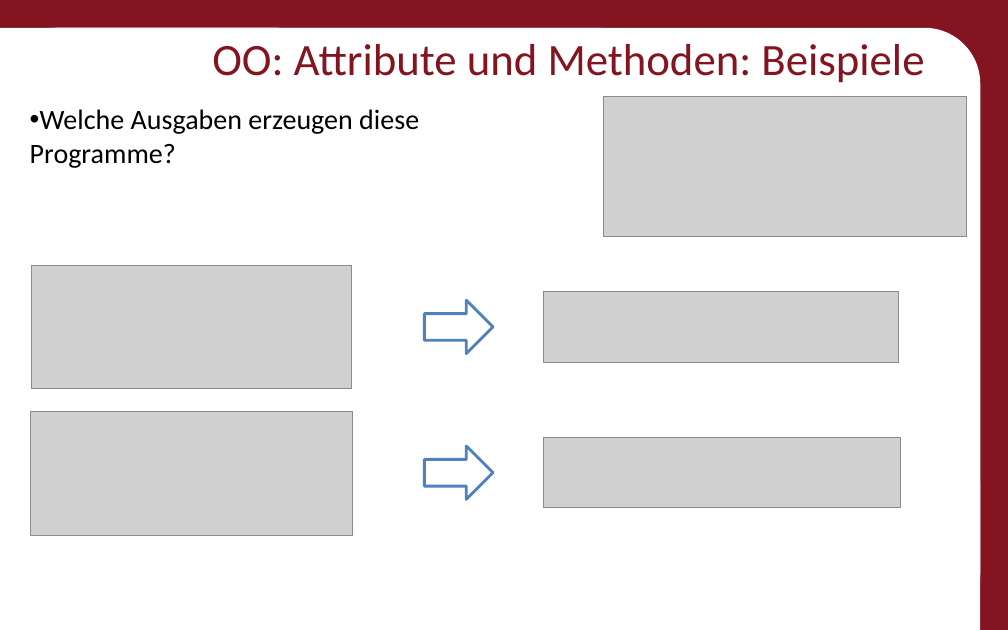
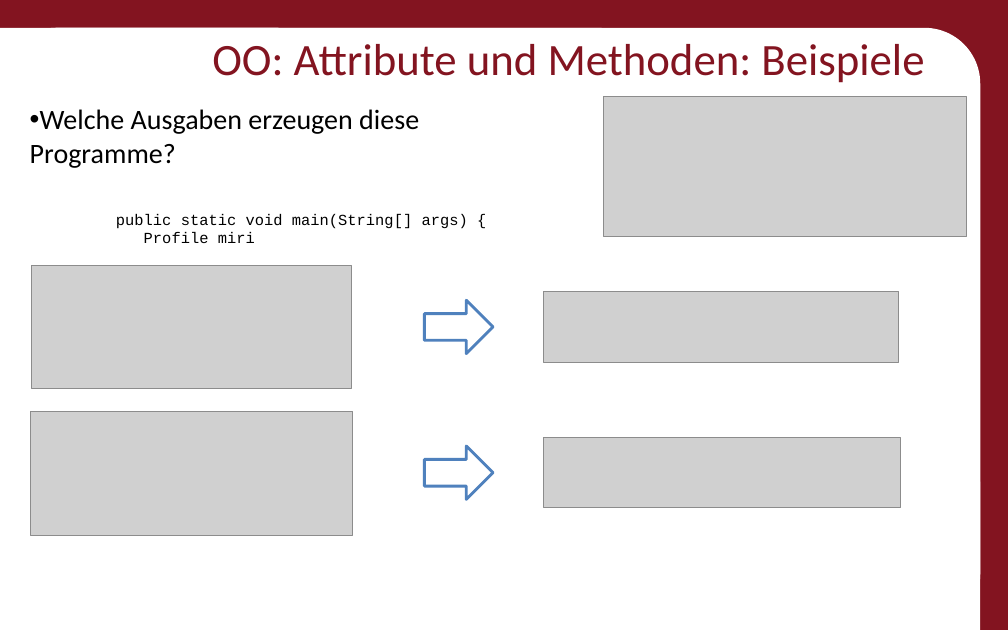
Before and after one commit to Roboscope/java-with-nao, a slide deck: slide 39 of Präsentationen/Anfänger - Java mit NAO.pptx. Drawn at 1008x630 pixels with LibreOffice and Linux fonts; fonts in the diff are those of the drawing; grey boxes stand for pictures; background and template pictures are left out. Boxes give left, top, right and bottom in pixels: in the first picture for what was removed or moved away, otherwise in the second. Text is boxed around its words. In the diff, an @@ line names an element or a change of style, - is before the commit and + after.

```diff
--- a/Präsentationen/Anfänger - Java mit NAO.pptx
+++ b/Präsentationen/Anfänger - Java mit NAO.pptx
@@ text added at (116,214,468,243), 11 pt, text #000000 @@
+public static void main(String[] args) {
+Profile miri
```
Also in this commit, not shown: 13 other slides changed, 20 other files.
